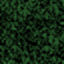
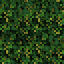
Layers edited between the first and the second w=64, h=64 image:
painted on "Spruce Leaves with Color" over [0, 0, 64, 64]
painted on "Oak Leaves with Color" over [0, 0, 64, 64]
painted on "Mangrove Leaves with Color" over [0, 0, 64, 64]
painted on "Jungle Leaves with Color" over [0, 0, 64, 64]
painted on "Flowering Azalea Leaves with Enhanced Colors copy" over [0, 0, 64, 64]
painted on "Dark Oak Leaves with Color" over [0, 0, 64, 64]
renamed "Birth Cleaves with Color" to "Birch Leaves with Color", painted on it over [0, 0, 64, 64]
painted on "Azalea Leaves enhanced color copy" over [0, 0, 64, 64]
painted on "Acacia Leaves with Color" over [0, 0, 64, 64]
showed "spruce_leaves.png #1" over [0, 0, 64, 64]
showed "oak_leaves.png #1" over [0, 0, 64, 64]
showed "mangrove_leaves.png #1" over [0, 0, 64, 64]
showed "jungle_leaves.png #1" over [0, 0, 64, 64]
showed "flowering_azalea_leaves.png #1" over [0, 0, 64, 64]
showed "dark_oak_leaves.png #1" over [0, 0, 64, 64]
showed "birch_leaves.png #1" over [0, 0, 64, 64]
showed "azalea_leaves.png #1" over [0, 0, 64, 64]
showed "acacia_leaves.png #1" over [0, 0, 64, 64]
hid "layer #1" over [0, 0, 64, 64]
